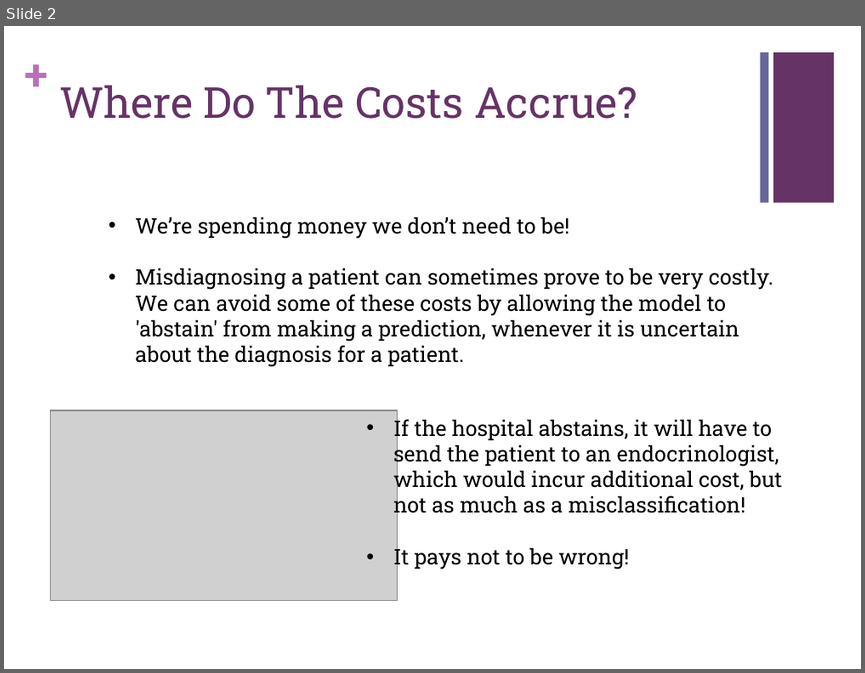
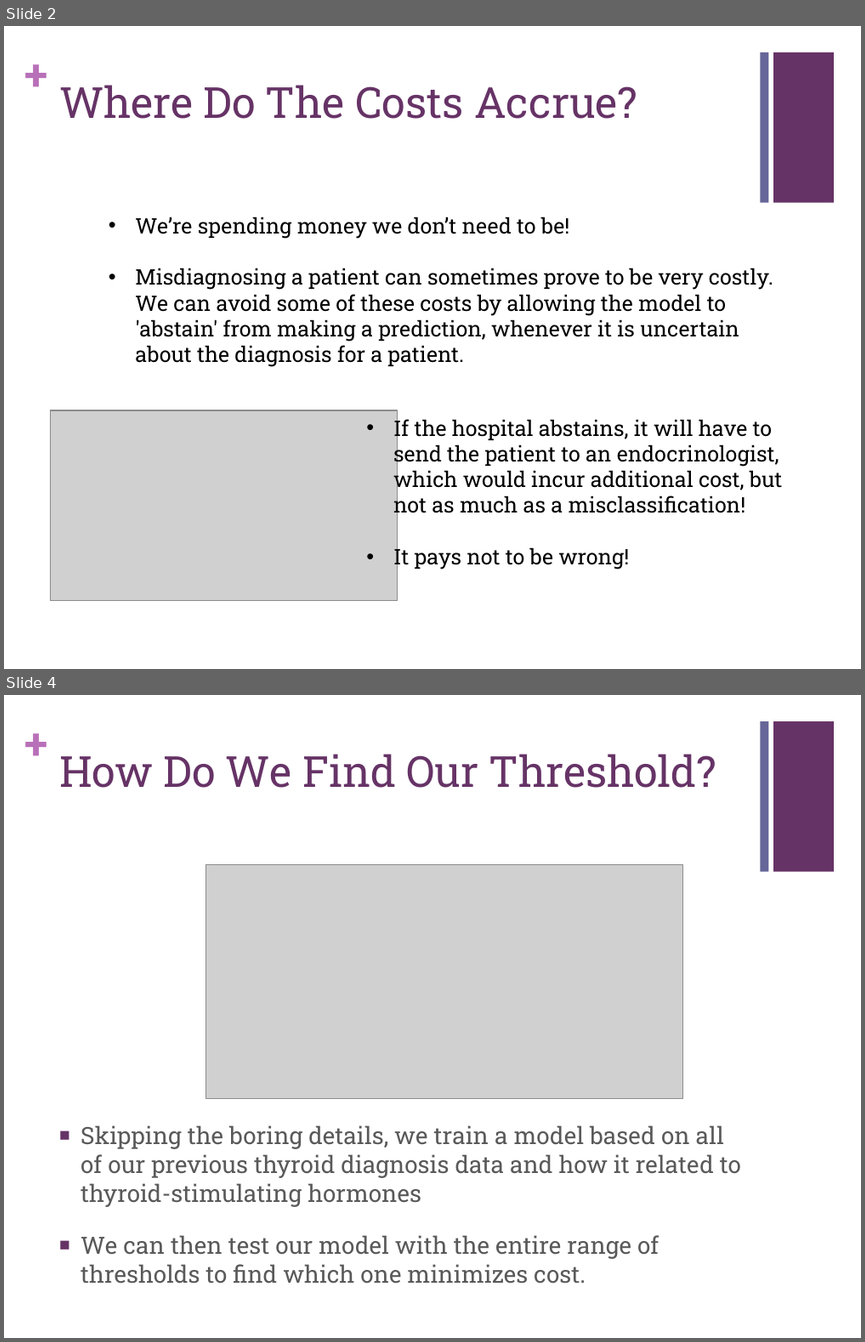
Before and after one commit to nondracek/CS109_GroupWork, a slide deck: 7/CS109 Presentation.pptx. Shown one above the other, each under a label of ours: slide 2 before the commit, slides 2 and 4 after it; the slides between them are not shown. The pictures are 865x673 and 865x1342 pixels, drawn with LibreOffice and Linux fonts; fonts in the diff are those of the drawing; grey boxes stand for pictures. Boxes give left, top, right and bottom in pixels: in the first picture for what was removed or moved away, otherwise in the second. Text is boxed around its words. In the diff, an @@ line names an element or a change of style, - is before the commit and + after.

```diff
--- a/7/CS109 Presentation.pptx
+++ b/7/CS109 Presentation.pptx
@@ slide 4 added at (4,695,861,1338), background #FFFFFF; not listed: 3 template elements that a slide beside it also shows @@
@@ title added at (59,754,716,788), 36 pt, text #663366 @@
+How Do We Find Our Threshold?
@@ picture added at (206,865,683,1099) @@
@@ text added at (80,1125,741,1283), 20 pt, text #595959 @@
+■ Skipping the boring details, we train a model based on all of our previous thyroid diagnosis data and how it related to thyroid-stimulating hormones
+■ We can then test our model with the entire range of thresholds to find which one minimizes cost.
```
Also in this commit, not shown: 2 other slides added, 3 slides removed.
